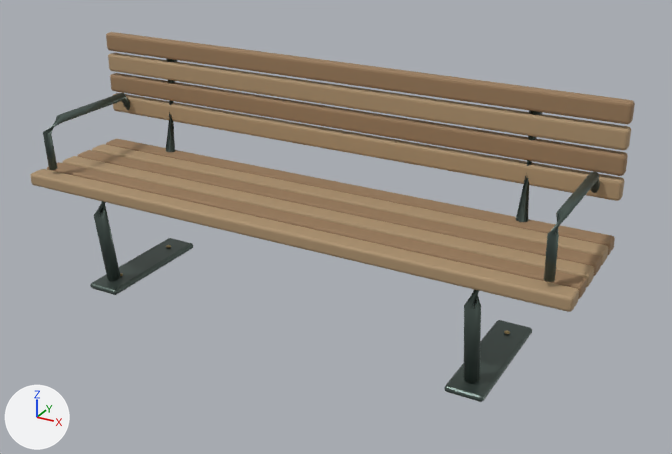
The glTF model public/models/bench.glb: old version first, new version second.
Rendered twice from a camera (50 mm lens) standing at (1.77, -2.93, 1.9) and looking at (0.15, 0.04, 0.41). The lights are fixed; the arrows at lower left show +X, +Y and +Z. The first picture is the older version. Where no turn or scale is listed for an object, it has been applied to the vertices. Vertices at exactly the same position are counted once.

The first picture shows 'Light oak', 'Powder-coated bronze', 'Warm oak'.
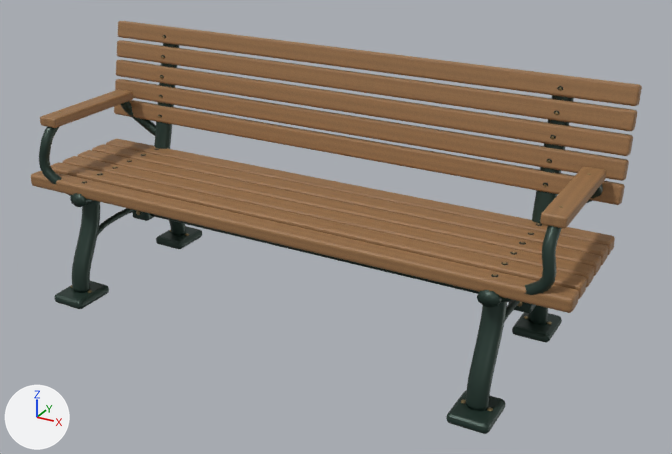
Changed parts and their boxes [x1, y1, x2, y2] in the pictures (672 x 454 px; the box of a moved part takes in the faces that stretch with it):
'Light oak', reshaped, moved (13% taller): before [31, 53, 631, 312]; after [31, 21, 642, 313]
'Warm oak', reshaped: before [47, 32, 635, 299]; after [51, 40, 637, 299]
'Bench evergreen cast metal', added: after [39, 43, 603, 434]
'Powder-coated bronze', reshaped (9% taller): before [43, 59, 600, 402]; after [59, 36, 591, 411]
'Bench recessed hardware', added: after [82, 35, 563, 277]
part 1 of me_cast_support, deleted: before [444, 320, 532, 402]
part 2 of me_cast_support, deleted: before [90, 238, 193, 295]
part 3 of me_cast_support, reshaped: before [43, 59, 177, 281]; after [59, 36, 189, 293]
part 4 of me_cast_support, reshaped: before [464, 110, 600, 383]; after [461, 88, 591, 411]
part 5 of me_cube_002, deleted (brown): before [106, 32, 635, 124]
part 6 of me_cube_002, moved or reshaped: before [77, 73, 628, 276]; after [92, 40, 637, 265]
part 7 of me_cube_002, recoloured: before [47, 73, 628, 299]; after [51, 40, 637, 299]
part 8 of me_cube_001, added (brown): after [116, 60, 633, 156]
part 9 of me_cube_001, added (brown): after [118, 21, 642, 106]
part 10 of me_cube_001, added (brown): after [40, 89, 133, 128]
part 11 of me_cube_001, added (brown): after [540, 166, 606, 228]
part 12 of me_cube_001, moved or reshaped: before [92, 53, 631, 288]; after [77, 79, 629, 288]
part 13 of me_cube_001, recoloured: before [31, 53, 631, 312]; after [31, 79, 629, 313]

Diff of the bpy script that builds the scene:
```diff
--- a/public/models/bench.glb.py
+++ b/public/models/bench.glb.py
@@ mat_bench_oiled_oak @@
+mat_bench_oiled_oak = principled_material('Bench oiled oak')
+mat_bench_oiled_oak.texture = img_bench_original_oak_grain
+mat_bench_oiled_oak.roughness = 0.58
@@ mat_bench_mellow_oak @@
+mat_bench_mellow_oak = principled_material('Bench mellow oak')
+mat_bench_mellow_oak.texture = img_bench_original_oak_grain
+mat_bench_mellow_oak.roughness = 0.58
@@ me_cube_001 @@
-me_cube_001.from_pydata(...)  # 480 vertices, 940 faces; spans x -1.17..1.17, y -0.04..0.55, z -0.03..0.43
+me_cube_001.from_pydata(...)  # 864 vertices, 1692 faces; spans x -1.17..1.17, y -0.04..0.64, z -0.03..0.57
+# me_cube_001 part 8: the loose piece of 96 vertices spanning x -1.17..1.17, y 0.51..0.55, z 0.35..0.43 is copied, and the copy is turned -11.9 degrees about the x axis through its middle, then moved by (0.0, 0.05, -0.04), in mat_bench_oiled_oak (picture img_bench_original_oak_grain); it spans x -1.17..1.17, y 0.55..0.61, z 0.32..0.39
+# me_cube_001 part 9: the loose piece of 96 vertices spanning x -1.17..1.17, y 0.51..0.55, z 0.35..0.43 is copied, and the copy is turned -11.9 degrees about the x axis through its middle, then moved by (0.0, 0.08, 0.14), in mat_bench_oiled_oak (picture img_bench_original_oak_grain); it spans x -1.17..1.17, y 0.58..0.64, z 0.49..0.57
+# me_cube_001 part 10: a new loose piece of 96 vertices spanning x -1.12..-1.03, y 0.0..0.5, z 0.24..0.28, in mat_bench_oiled_oak (picture img_bench_original_oak_grain)
+# me_cube_001 part 11: a new loose piece of 96 vertices spanning x 1.03..1.12, y 0.0..0.5, z 0.24..0.28, in mat_bench_oiled_oak (picture img_bench_original_oak_grain)
+# me_cube_001 part 12: 289 vertices moved from x -1.17..1.17, y 0.16..0.55, z -0.03..0.43 to x -1.17..1.17, y 0.16..0.59, z -0.02..0.31; 7 vertices removed from x -1.17..1.17, y 0.16..0.54, z -0.03..0.42; 7 vertices added at x -1.17..1.17, y 0.16..0.5, z -0.01..0.03
+# me_cube_001 part 13: 868 faces spanning x -1.17..1.17, y -0.04..0.59, z -0.03..0.31 switch from mat_light_oak (beige #ad936f) to mat_bench_oiled_oak (picture img_bench_original_oak_grain)
@@ me_cast_support @@
-me_cast_support.from_pydata(...)  # 408 vertices, 792 faces; spans x -1.1..1.1, y -0.28..0.34, z 0.02..0.96
-me_cast_support.materials.append(mat_powder_coated_bronze)  # dark grey #57655f
+me_cast_support.from_pydata(...)  # 1500 vertices, 2800 faces; spans x -1.08..1.08, y -0.34..0.41, z 0.04..1.02
+# me_cast_support part 1: the loose piece of 84 vertices spanning x 0.75..0.9, y -0.28..0.28, z 0.02..0.05 is deleted
+# me_cast_support part 2: the loose piece of 84 vertices spanning x -0.9..-0.75, y -0.28..0.28, z 0.02..0.05 is deleted
+# me_cast_support part 3: 2 vertices moved within x -1.08..-1.07, y -0.16, z 0.75; 118 vertices removed from x -1.1..-0.8, y -0.27..0.34, z 0.06..0.96; 748 vertices added at x -1.08..-0.84, y -0.34..0.41, z 0.04..1.02
+# me_cast_support part 4: 2 vertices moved within x 1.07..1.08, y -0.16, z 0.75; 118 vertices removed from x 0.8..1.1, y -0.27..0.34, z 0.06..0.96; 748 vertices added at x 0.84..1.08, y -0.34..0.41, z 0.04..1.02
+me_cast_support.materials.append(mat_bench_brushed_bronze)  # brown #97845b
@@ me_cube_002 @@
-me_cube_002.from_pydata(...)  # 480 vertices, 940 faces; spans x -1.17..1.17, y -0.04..0.46, z -0.03..0.53
+me_cube_002.from_pydata(...)  # 384 vertices, 752 faces; spans x -1.17..1.17, y -0.04..0.53, z -0.03..0.48
+# me_cube_002 part 5: the loose piece of 96 vertices spanning x -1.17..1.17, y 0.41..0.46, z 0.44..0.53 is deleted
+# me_cube_002 part 6
+# 48 vertices in x -1.17..1.17, y 0.15..0.23, z -0.03..0.03 move by (0.0, 0.1, 0.0)
+# 48 vertices in x -1.17..1.17, y 0.15..0.23, z -0.03..0.03 move by (0.0, 0.09, 0.0)
+# 22 vertices in x -1.17..1.17, y 0.42..0.46, z 0.26..0.27 move by (0.0, 0.06, 0.14)
+# 22 vertices in x -1.17..1.17, y 0.41..0.46, z 0.32..0.34 move by (0.0, 0.07, 0.14)
+# 20 vertices in x -1.17..1.17, y 0.41..0.45, z 0.25..0.27 move by (0.0, 0.06, 0.15)
+# 16 vertices in x -1.17..1.17, y 0.34..0.35, z 0.02..0.03 move by (0.0, 0.09, 0.19)
+# 112 vertices move from x -1.17..1.17, y 0.34..0.46, z -0.03..0.34 to x -1.17..1.17, y 0.42..0.53, z 0.14..0.48
+# me_cube_002 part 7: 752 faces spanning x -1.17..1.17, y -0.04..0.53, z -0.03..0.48 switch from mat_warm_oak (brown #997c5b) to mat_bench_mellow_oak (picture img_bench_original_oak_grain)
@@ ob_light_oak @@
 ob_light_oak = bpy.data.objects.new('Light oak', me_cube_001)
-ob_light_oak.location = (0.0, -0.24, 0.48)
+ob_light_oak.location = (0.0, -0.24, 0.476)
@@ ob_bench_recessed_hardware @@
+ob_bench_recessed_hardware = bpy.data.objects.new('Bench recessed hardware', me_recessed_seat_washer_012)  # 660 vertices, 1232 faces; spans x -0.91..0.91, y -0.25..0.35, z 0.5..1.01; in mat_bench_recessed_hardware (black #1f2722)
+ob_bench_recessed_hardware.location = (0.0, 0.0, 0.0)
@@ ob_bench_evergreen_cast_metal @@
+ob_bench_evergreen_cast_metal = bpy.data.objects.new('Bench evergreen cast metal', me_cube_036)  # 3316 vertices, 6516 faces; spans x -0.21..2.01, y -0.09..0.77, z -0.02..1.01; in mat_bench_evergreen_cast_metal (dark green #2b3f37)
+ob_bench_evergreen_cast_metal.location = (-0.9, -0.33, 0.021)
```
